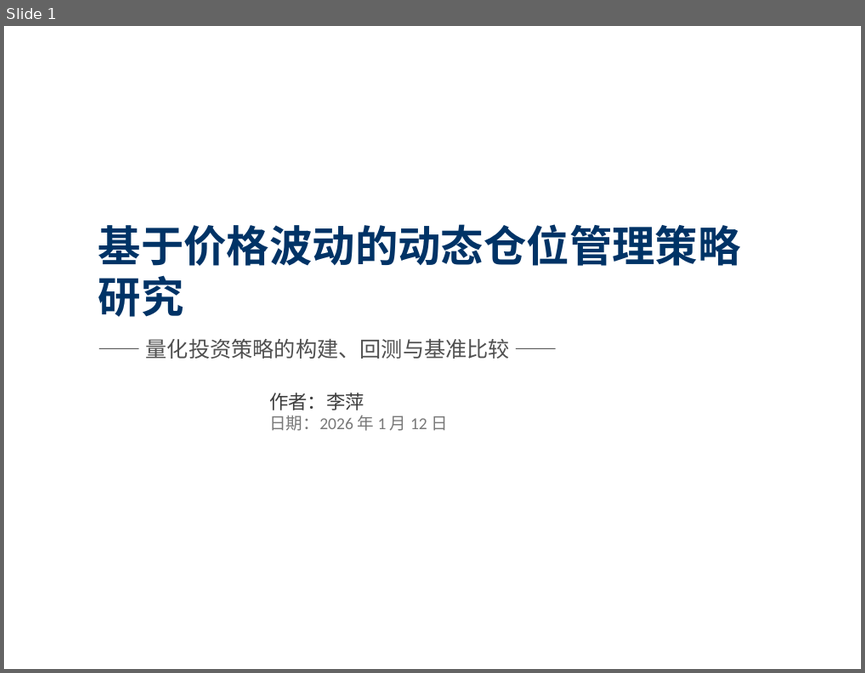
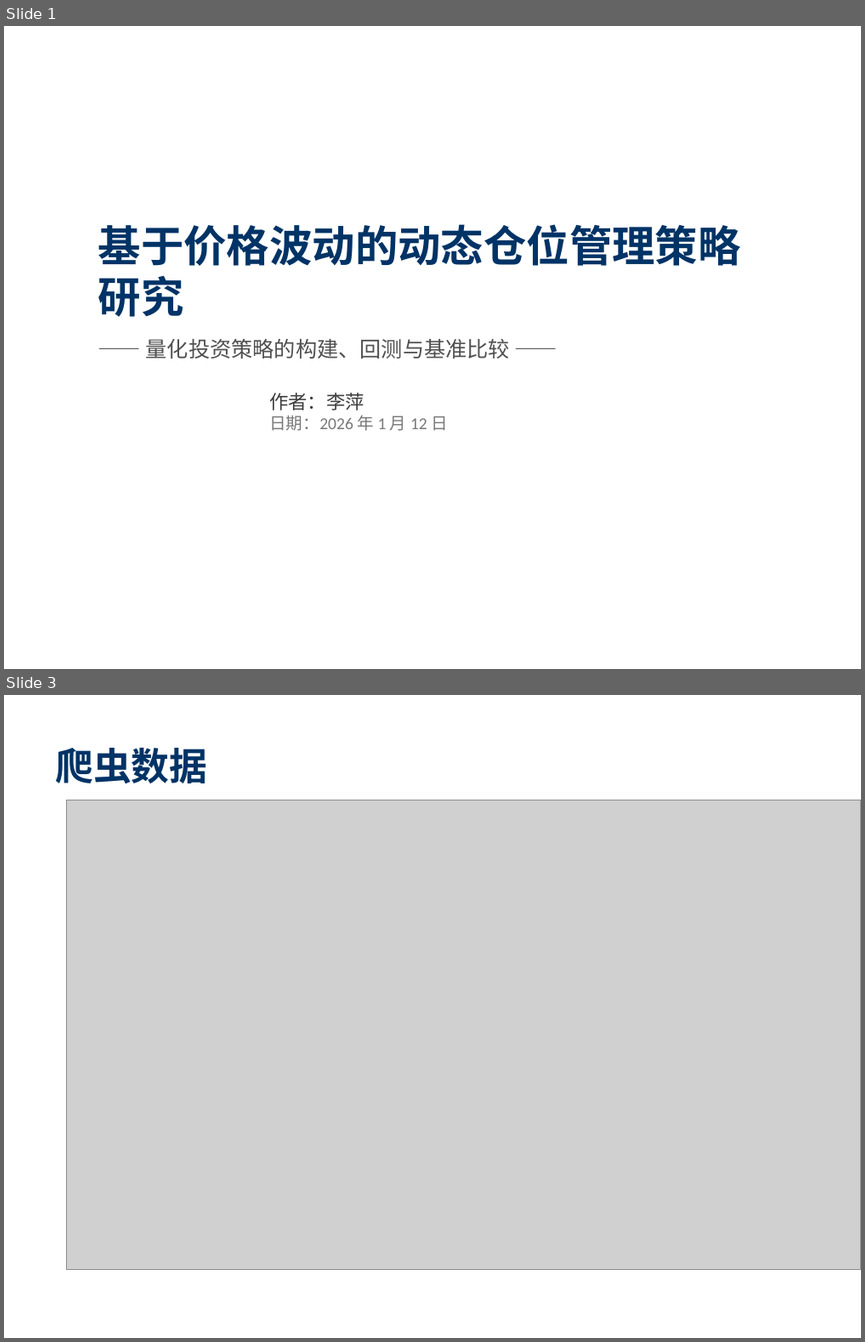
Before and after one commit to pingli-ppt/Intro_to_Dase_Liping, a slide deck: 大作业李萍10245501424/quant_strategy_ppt.pptx. Shown one above the other, each under a label of ours: slide 1 before the commit, slides 1 and 3 after it; the slides between them are not shown. The pictures are 865x673 and 865x1342 pixels, drawn with LibreOffice and Linux fonts; fonts in the diff are those of the drawing; grey boxes stand for pictures. Boxes give left, top, right and bottom in pixels: in the first picture for what was removed or moved away, otherwise in the second. Text is boxed around its words. In the diff, an @@ line names an element or a change of style, - is before the commit and + after.

```diff
--- a/大作业李萍10245501424/quant_strategy_ppt.pptx
+++ b/大作业李萍10245501424/quant_strategy_ppt.pptx
@@ slide 3 added at (4,695,861,1338), background #FFFFFF @@
@@ text added at (55,748,207,783), 32 pt, text #003366, bold @@
+爬虫数据
@@ picture added at (67,800,861,1269) @@
```
Also in this commit, not shown: 3 slides changed, 2 other slides added, 1 slide removed, 4 other files.
